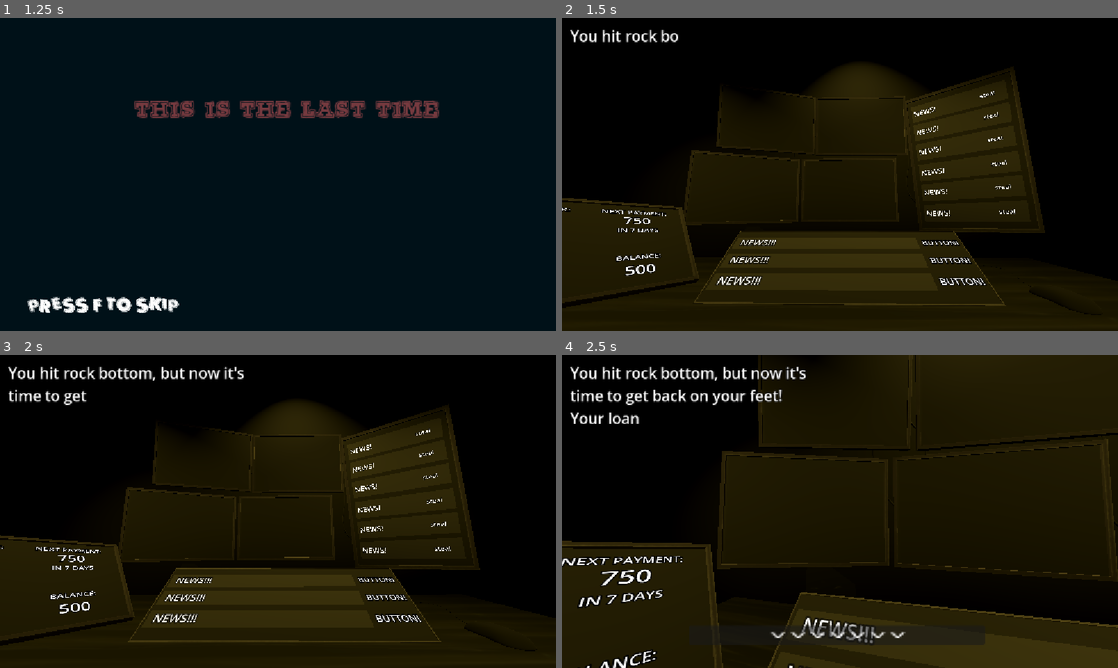
Above: before the commit, frames 1-4 (two rows, left to right).
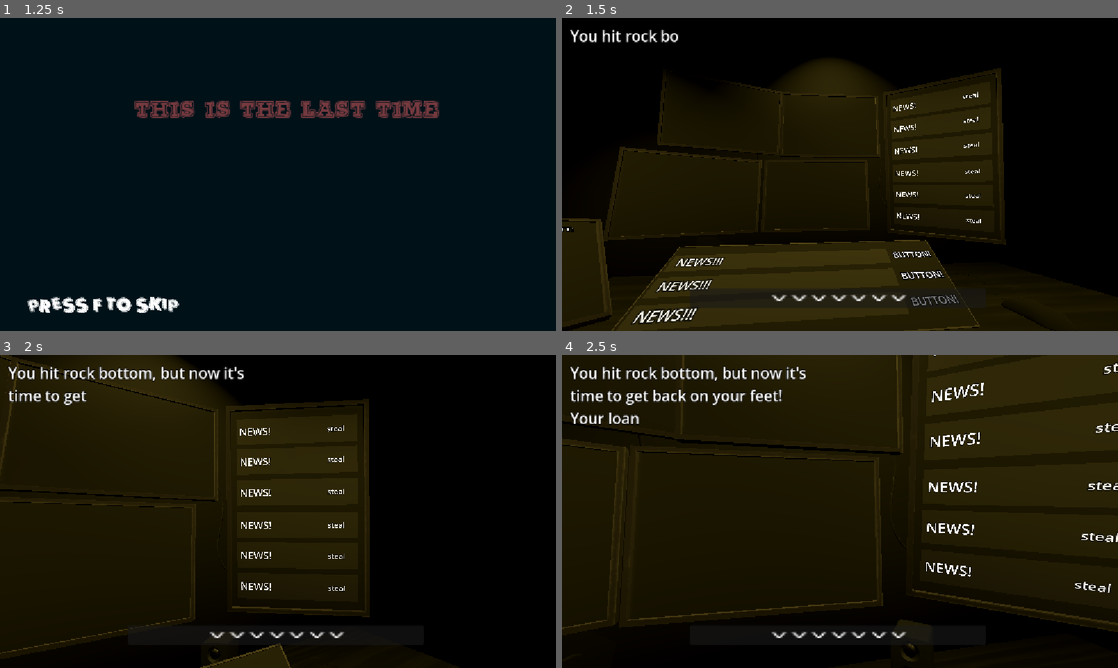
Above: after the commit, the same moments.

Repository: Lilly12568/Stockbouncer
Game: Godot game, scene res://mainmenu.tscn
The game is run twice, just before and just after one commit, with the same random seed, the same clock (stepped at 60 frames per second) and the same inputs. Sound files missing from this copy of the repository are replaced by a short silence.
Inputs (mouse positions are in pixels of both pictures, inside the frame that each line leads up to):
- Up to frame 1 (1.25 s): click "START" at 0.5 s
- Up to frame 2 (1.5 s): tap F at 1.25 s; move the mouse to (962, 158) at 1.27 s; hold F from 1.28 s (still down); click (962, 158) at 1.42 s
- Up to frame 3 (2 s): keep holding F
- Up to frame 4 (2.5 s): move the mouse to (728, 527) at 2.02 s; release F at 2.03 s; tap F at 2.1 s; click (728, 527) at 2.17 s

Frame 1 is identical in both runs. In frame 2, 15% of the frame differs, in the area x 0-100%, y 13-100%; in frame 3, 37%, in the area x 0-100%, y 0-100%; in frame 4, 30%.

Commit message:
make news screen zoomable

Diff:
--- a/Scenes/NewsMonitor.tscn
+++ b/Scenes/NewsMonitor.tscn
@@ -1,5 +1,6 @@
 [gd_scene format=3 uid="uid://43kr82ecvhxv"]
 
+[ext_resource type="Script" uid="uid://c6m1c80mt3uhs" path="res://Scenes/news_monitor.gd" id="1_0d1ha"]
 [ext_resource type="ArrayMesh" uid="uid://0fxunyibuksi" path="res://Meshes/Monitors/Normal/InsiderTradingGame_Monitor.fbx" id="1_n7lyd"]
 [ext_resource type="Material" uid="uid://c3gfbb47go130" path="res://Scripts/newsbackground.tres" id="2_c2vq5"]
 
@@ -9,14 +10,18 @@
 [sub_resource type="PlaneMesh" id="PlaneMesh_lfxu0"]
 size = Vector2(0.255, 1.18)
 
+[sub_resource type="BoxShape3D" id="BoxShape3D_hjb8m"]
+size = Vector3(0.10253906, 1.9904785, 1.2695313)
+
 [node name="NewsMonitor" type="Node3D" unique_id=2003289531]
+script = ExtResource("1_0d1ha")
 
 [node name="MonitorMesh" type="MeshInstance3D" parent="." unique_id=1108968398]
-transform = Transform3D(1.4194196, 0, 0, 0, -6.2044776e-08, 1.4194199, 0, -1.419419, -6.204481e-08, 0, 0, 0)
+transform = Transform3D(-6.20448e-08, 1.4194189, 6.2044805e-08, 0, -6.204477e-08, 1.4194198, 1.4194195, 6.204477e-08, 2.7120646e-15, 0.036116973, 0, -0.036116973)
 mesh = ExtResource("1_n7lyd")
 
 [node name="News1" type="Area3D" parent="." unique_id=751143916]
-transform = Transform3D(1, 0, 0, 0, 1, 0, 0, 0, 1, 0.048155963, 0.77110696, 0)
+transform = Transform3D(-4.371139e-08, 0, -1, 0, 1, 0, 1, 0, -4.371139e-08, 0.036116973, 0.77110696, 0.012038991)
 
 [node name="CollisionShape3D" type="CollisionShape3D" parent="News1" unique_id=33187635]
 transform = Transform3D(1, 0, 0, 0, 1, 0, 0, 0, 1, 0, 0, -0.39257813)
@@ -39,7 +44,7 @@
 surface_material_override/0 = ExtResource("2_c2vq5")
 
 [node name="News2" type="Area3D" parent="." unique_id=243564482]
-transform = Transform3D(1, 0, 0, 0, 1, 0, 0, 0, 1, 0.048155963, 0.4734416, 0)
+transform = Transform3D(-4.371139e-08, 0, -1, 0, 1, 0, 1, 0, -4.371139e-08, 0.036116973, 0.4734416, 0.012038991)
 
 [node name="CollisionShape3D" type="CollisionShape3D" parent="News2" unique_id=390971307]
 transform = Transform3D(1, 0, 0, 0, 1, 0, 0, 0, 1, 0, 0, -0.39257813)
@@ -62,7 +67,7 @@
 surface_material_override/0 = ExtResource("2_c2vq5")
 
 [node name="News3" type="Area3D" parent="." unique_id=446481043]
-transform = Transform3D(1, 0, 0, 0, 1, 0, 0, 0, 1, 0.048155963, 0.16395009, 0)
+transform = Transform3D(-4.371139e-08, 0, -1, 0, 1, 0, 1, 0, -4.371139e-08, 0.036116973, 0.16395009, 0.012038991)
 
 [node name="CollisionShape3D" type="CollisionShape3D" parent="News3" unique_id=1601134570]
 transform = Transform3D(1, 0, 0, 0, 1, 0, 0, 0, 1, 0, 0, -0.39257813)
@@ -85,7 +90,7 @@
 surface_material_override/0 = ExtResource("2_c2vq5")
 
 [node name="News4" type="Area3D" parent="." unique_id=1754544087]
-transform = Transform3D(1, 0, 0, 0, 1, 0, 0, 0, 1, 0.048155963, -0.15966946, 0)
+transform = Transform3D(-4.371139e-08, 0, -1, 0, 1, 0, 1, 0, -4.371139e-08, 0.036116973, -0.15966946, 0.012038991)
 
 [node name="CollisionShape3D" type="CollisionShape3D" parent="News4" unique_id=1071815137]
 transform = Transform3D(1, 0, 0, 0, 1, 0, 0, 0, 1, 0, 0, -0.39257813)
@@ -108,7 +113,7 @@
 surface_material_override/0 = ExtResource("2_c2vq5")
 
 [node name="News5" type="Area3D" parent="." unique_id=1912981850]
-transform = Transform3D(1, 0, 0, 0, 1, 0, 0, 0, 1, 0.048155963, -0.46027362, 0)
+transform = Transform3D(-4.371139e-08, 0, -1, 0, 1, 0, 1, 0, -4.371139e-08, 0.036116973, -0.46027362, 0.012038991)
 
 [node name="CollisionShape3D" type="CollisionShape3D" parent="News5" unique_id=66440351]
 transform = Transform3D(1, 0, 0, 0, 1, 0, 0, 0, 1, 0, 0, -0.39257813)
@@ -131,7 +136,7 @@
 surface_material_override/0 = ExtResource("2_c2vq5")
 
 [node name="News6" type="Area3D" parent="." unique_id=1599937610]
-transform = Transform3D(1, 0, 0, 0, 1, 0, 0, 0, 1, 0.048155963, -0.76941407, 0)
+transform = Transform3D(-4.371139e-08, 0, -1, 0, 1, 0, 1, 0, -4.371139e-08, 0.036116973, -0.76941407, 0.012038991)
 
 [node name="CollisionShape3D" type="CollisionShape3D" parent="News6" unique_id=194125143]
 transform = Transform3D(1, 0, 0, 0, 1, 0, 0, 0, 1, 0, 0, -0.39257813)
@@ -152,3 +157,9 @@
 transform = Transform3D(-4.371139e-08, 1, 0, -1, -4.371139e-08, 0, 0, 0, 1, -0.0044454634, 0, 0)
 mesh = SubResource("PlaneMesh_lfxu0")
 surface_material_override/0 = ExtResource("2_c2vq5")
+
+[node name="MonitorCollider" type="Area3D" parent="." unique_id=1673363292]
+transform = Transform3D(-4.371139e-08, 0, -1, 0, 1, 0, 1, 0, -4.371139e-08, 0.036116973, 0, -0.036116973)
+
+[node name="MonitorCo" type="CollisionShape3D" parent="MonitorCollider" unique_id=2129454206]
+shape = SubResource("BoxShape3D_hjb8m")
--- a/Scenes/camera_3d.gd
+++ b/Scenes/camera_3d.gd
@@ -101,10 +101,14 @@
 	sway.x = clampf(sway.x, -max_pitch, max_pitch)
 
 
-func LerpCamToPos(target: Node3D):
+func LerpCamToPos(target: Node3D, extra_offset: float = 0):
 	camera_inSound.pitch_scale = RandomNumberGenerator.new().randf_range(0.8, 1.2)
 	camera_inSound.play()
-	target_position = target.global_position + target.global_basis.z * z_offset
+	if !extra_offset:
+		target_position = target.global_position + target.global_basis.z * z_offset
+	else:
+		target_position = target.global_position + target.global_basis.z * (z_offset + extra_offset)
+
 	target_rotation = target.global_basis.get_rotation_quaternion()
 
 	returning = false
--- a/Scenes/main.tscn
+++ b/Scenes/main.tscn
@@ -62,8 +62,8 @@
 material_override = ExtResource("2_jjvhh")
 mesh = ExtResource("3_kry3j")
 
-[node name="InsiderTradingGameMonitor2" parent="." unique_id=1108968398 instance=ExtResource("4_cbgmd")]
-transform = Transform3D(0.8797405, 0.074398525, -0.5515965, -0.10784443, 1.0349178, -0.032412756, 0.5460434, 0.084533244, 0.8822857, -1.3300515, 3.0161443, -1.7347894)
+[node name="NewsMonitor" parent="." unique_id=1108968398 instance=ExtResource("4_cbgmd")]
+transform = Transform3D(0.55496377, 0.19609015, 0.85866255, -0.07278685, 1.021638, -0.18626532, -0.8777556, 0.03926033, 0.558338, -1.2724122, 3.003641, -1.6973099)
 
 [node name="MainMonitor" parent="." unique_id=1031749076 instance=ExtResource("5_cbgmd")]
 transform = Transform3D(-3.818109e-08, -0.7812615, 0.5840615, -6.413626e-08, 0.5840616, 0.78126144, -0.9754472, 8.488133e-09, -4.3688495e-08, -0.478275, 1.7580156, -0.015014768)
@@ -79,6 +79,11 @@
 
 [node name="MeshInstance3D2" type="MeshInstance3D" parent="." unique_id=137130169]
 transform = Transform3D(1, 0, 0, 0, 1, 0, 0, 0, 1, 2.1820068, -0.57945836, 0)
+material_override = ExtResource("6_6iyac")
+mesh = SubResource("BoxMesh_r6c0r")
+
+[node name="MeshInstance3D6" type="MeshInstance3D" parent="." unique_id=1431066062]
+transform = Transform3D(1, 0, 0, 0, 1, 0, 0, 0, 1, 2.1820068, 9.033796, 0)
 material_override = ExtResource("6_6iyac")
 mesh = SubResource("BoxMesh_r6c0r")
 
@@ -124,9 +129,9 @@
 
 [node name="Panel" type="Panel" parent="Control" unique_id=1407529355]
 layout_mode = 0
-offset_left = 15.160004
+offset_left = 17.160004
 offset_top = 7.0
-offset_right = 628.16003
+offset_right = 630.16003
 offset_bottom = 47.0
 
 [node name="Label" type="Label" parent="Control/Panel" unique_id=1319572698]
--- /dev/null
+++ b/Scenes/news_monitor.gd
@@ -0,0 +1,23 @@
+extends Node3D
+
+@onready var interaction_area: Area3D = $MonitorCollider
+
+
+func _ready():
+	interaction_area.input_event.connect(_on_input_event)
+
+
+func _on_input_event(
+	camera: Node,
+	event: InputEvent,
+	event_position: Vector3,
+	normal: Vector3,
+	shape_idx: int
+):
+	if event is InputEventMouseButton:
+		if event.button_index == MOUSE_BUTTON_LEFT and event.pressed:
+
+			var player_camera = get_tree().get_first_node_in_group("player_camera")
+
+			if player_camera:
+				player_camera.LerpCamToPos(self, 0.75)
Not shown, added: Scenes/news_monitor.gd.uid
